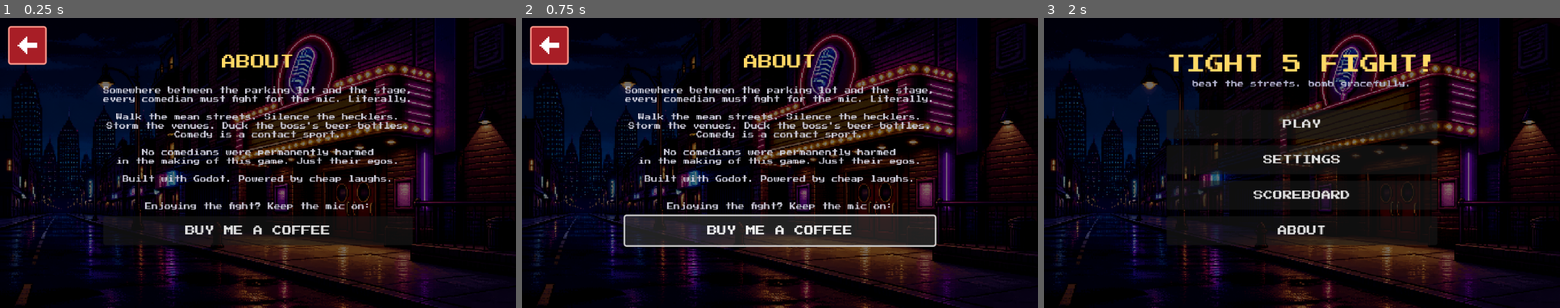
Above: before the commit, frames 1-3 (left to right).
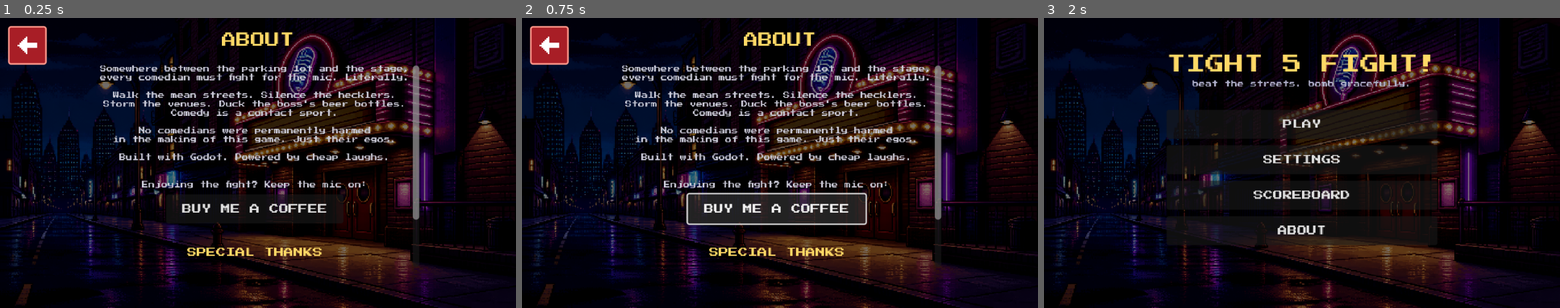
Above: after the commit, the same moments.

Repository: imehesz/tight-5-fight
Game: Godot game, scene res://scenes/about.tscn
Same seed, same stepped clock (60 frames per second), same inputs: the game is played once before the commit and once after it. This scene is started directly instead of the project's main scene.
Inputs (mouse positions are in pixels of both pictures, inside the frame that each line leads up to):
- Up to frame 1 (0.25 s): no input
- Up to frame 2 (0.75 s): click "BUY ME A COFFEE" at 0.5 s
- Up to frame 3 (2 s): click (1069, 44) at 1.25 s

The runs differ from the first frame. In frame 1, 13% of the frame differs, in the area x 19-82%, y 4-83%; in frame 2, 19%; in frame 3, nothing differs.

Commit message:
Special thanks

Diff:
--- a/scenes/about.gd
+++ b/scenes/about.gd
@@ -15,13 +15,46 @@
 
 const SUPPORT_URL := "https://buymeacoffee.com/imehesz"
 
+## Everyone who gets a nod, in the order they appear on screen.
+const THANKS := [
+	"Kayla Mai",
+	"D-Man",
+	"The JAX & Daytona Comedy Community",
+	"Coffee",
+]
+
+## Fixed viewport for the scrolling body; the blurb + thanks list runs taller
+## than the screen, so it scrolls under a title that stays put.
+const BODY_SIZE := Vector2(400, 250)
+
 
 func _ready() -> void:
 	var box := build_backdrop()
 	add_title(box, "ABOUT", 18)
 	add_spacer(box, 6)
-	add_text(box, BLURB, 8)
-	add_spacer(box, 10)
-	add_text(box, "Enjoying the fight? Keep the mic on:", 8)
-	add_button(box, "BUY ME A COFFEE", func(): OS.shell_open(SUPPORT_URL))
+
+	var scroll := ScrollContainer.new()
+	scroll.custom_minimum_size = BODY_SIZE
+	scroll.horizontal_scroll_mode = ScrollContainer.SCROLL_MODE_DISABLED
+	box.add_child(scroll)
+	var body := VBoxContainer.new()
+	body.add_theme_constant_override("separation", 8)
+	body.size_flags_horizontal = Control.SIZE_EXPAND_FILL
+	scroll.add_child(body)
+
+	add_text(body, BLURB, 8)
+	add_spacer(body, 10)
+	add_text(body, "Enjoying the fight? Keep the mic on:", 8)
+	# Inside a fill-width column a button would stretch edge to edge; keep it
+	# the same 220-wide target every other menu uses.
+	var coffee := add_button(body, "BUY ME A COFFEE", func(): OS.shell_open(SUPPORT_URL))
+	coffee.size_flags_horizontal = Control.SIZE_SHRINK_CENTER
+
+	add_spacer(body, 14)
+	add_title(body, "SPECIAL THANKS", 12)
+	add_spacer(body, 2)
+	for who in THANKS:
+		add_text(body, who, 9)
+	add_spacer(body, 6)
+
 	add_back_button(func(): GameState.change_scene(GameState.SCENE_MAIN_MENU))
